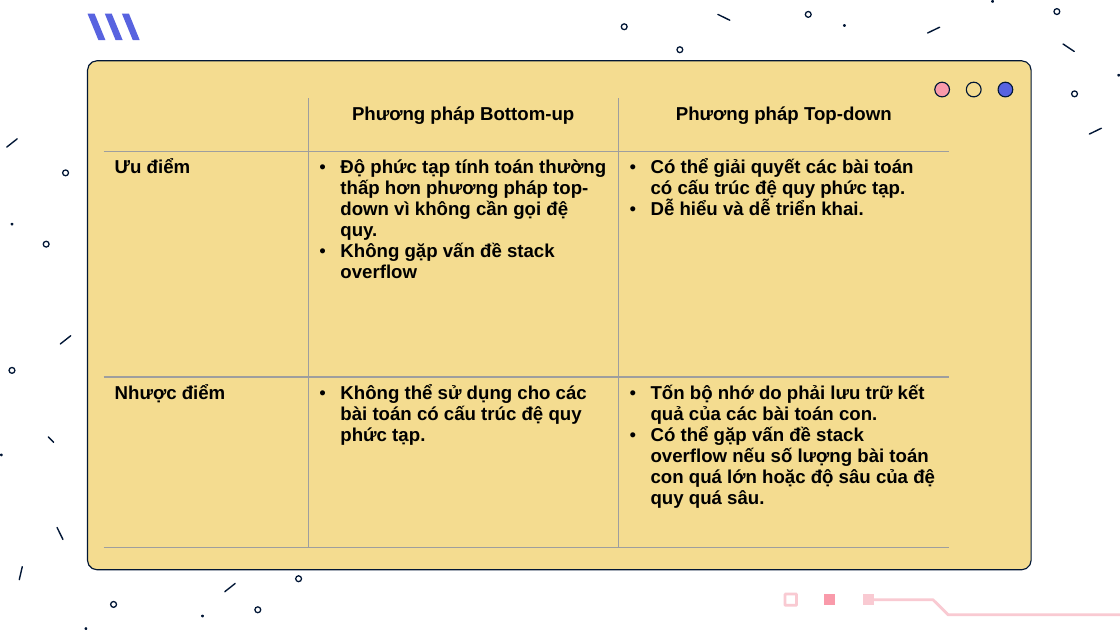
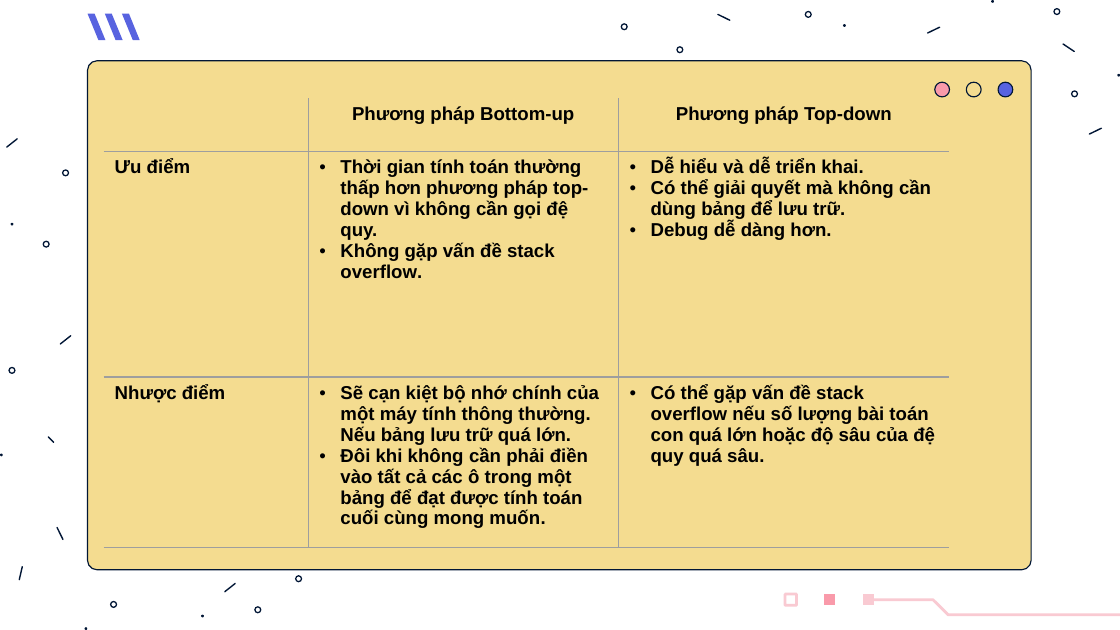
Before and after one commit to Tox1cCoder/CS112, a slide deck: slide 20 of Slide.pptx. Drawn at 1120x630 pixels with LibreOffice and Linux fonts; fonts in the diff are those of the drawing. Boxes give left, top, right and bottom in pixels: in the first picture for what was removed or moved away, otherwise in the second. Text is boxed around its words. In the diff, an @@ line names an element or a change of style, - is before the commit and + after.

```diff
--- a/Slide.pptx
+++ b/Slide.pptx
@@ table at bbox=[103, 99, 950, 548] @@
-row 2, column 2: Độ phức tạp tính toán thường thấp hơn phương pháp top-down vì không cần gọi đệ quy. / Không gặp vấn đề stack overflow
+row 2, column 2: Thời gian tính toán thường thấp hơn phương pháp top-down vì không cần gọi đệ quy. / Không gặp vấn đề stack overflow.
-row 2, column 3: Có thể giải quyết các bài toán có cấu trúc đệ quy phức tạp. / Dễ hiểu và dễ triển khai.
+row 2, column 3: Dễ hiểu và dễ triển khai. / Có thể giải quyết mà không cần dùng bảng để lưu trữ. / Debug dễ dàng hơn.
-row 3, column 2: Không thể sử dụng cho các bài toán có cấu trúc đệ quy phức tạp.
+row 3, column 2: Sẽ cạn kiệt bộ nhớ chính của một máy tính thông thường. Nếu bảng lưu trữ quá lớn. / Đôi khi không cần phải điền vào tất cả các ô trong một bảng để đạt được tính toán cuối cùng mong muốn.
-row 3, column 3: Tốn bộ nhớ do phải lưu trữ kết quả của các bài toán con. / Có thể gặp vấn đề stack overflow nếu số lượng bài toán con quá lớn hoặc độ sâu của đệ quy quá sâu.
+row 3, column 3: Có thể gặp vấn đề stack overflow nếu số lượng bài toán con quá lớn hoặc độ sâu của đệ quy quá sâu.
```
Also in this commit, not shown: 6 other slides changed, 1 slide added.
